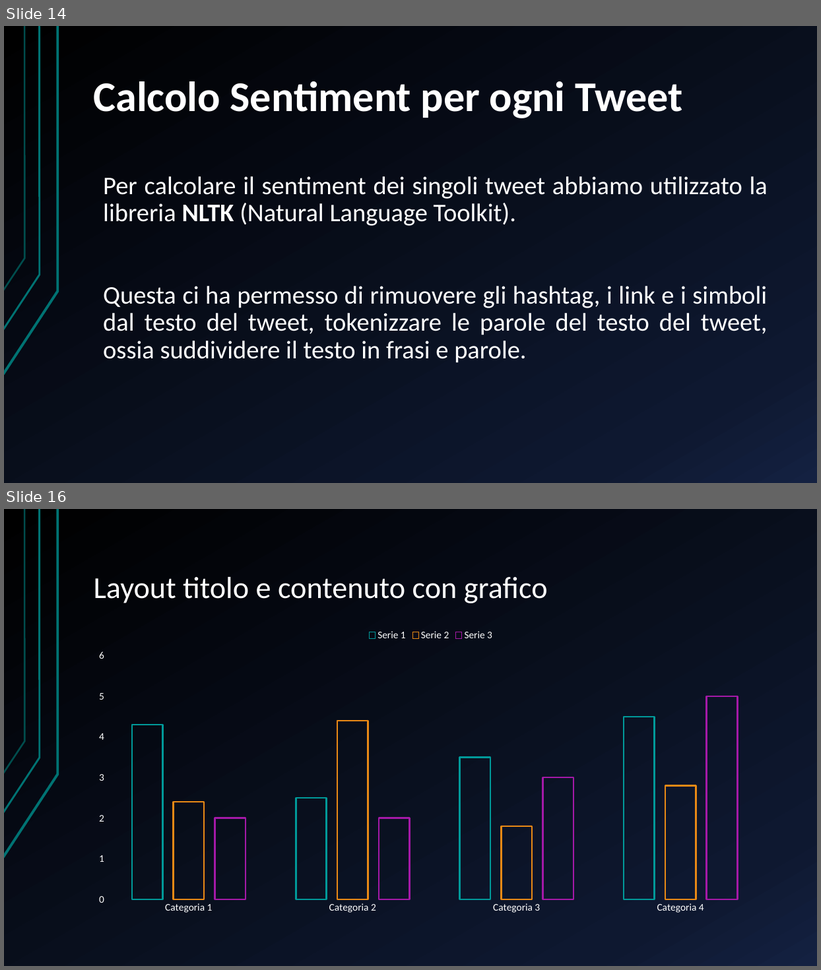
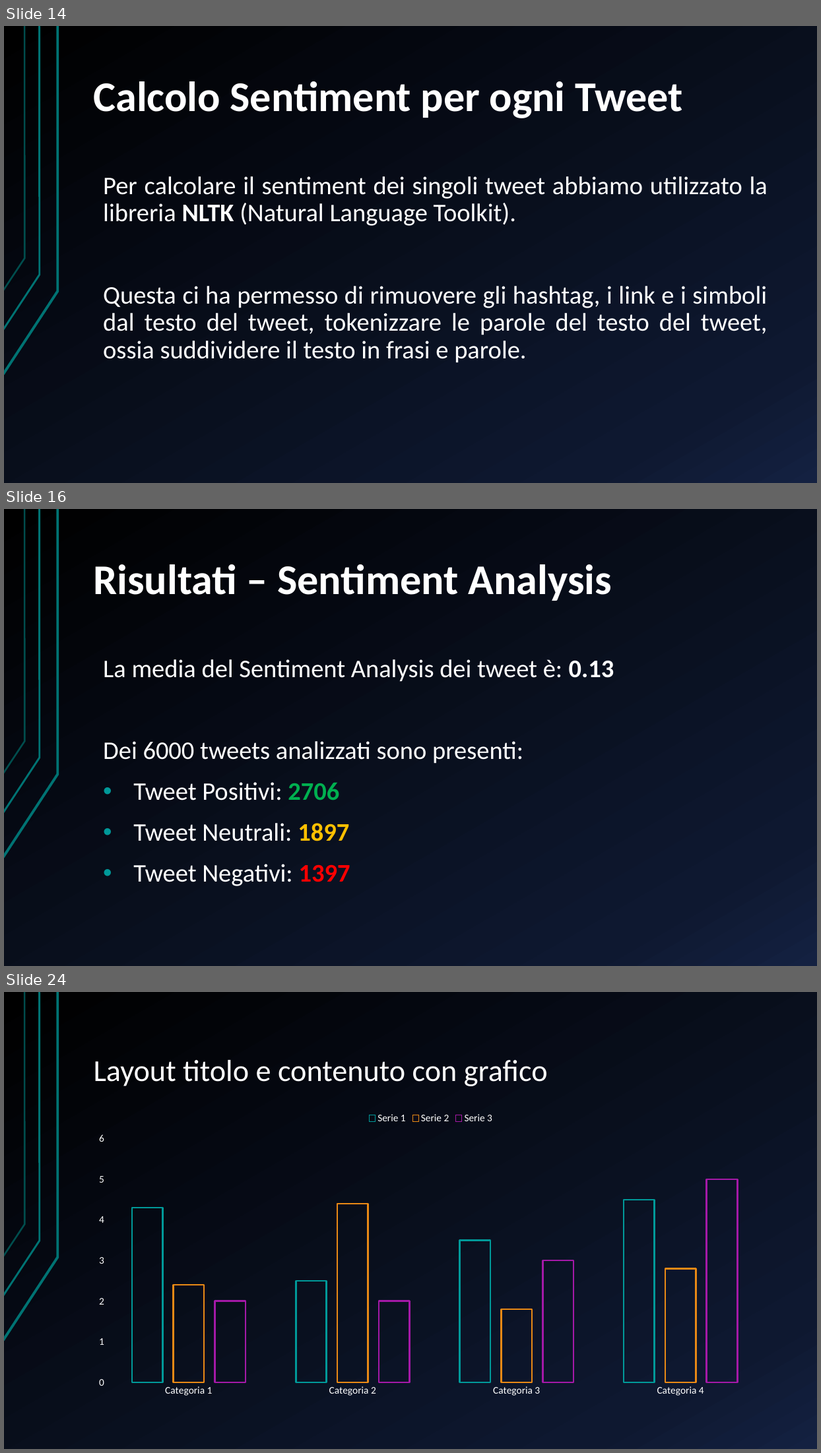
Before and after one commit to DanieleCampopiano/Semantic-Intelligence, a slide deck: Presentazione/Presentazione Progetto.pptx. Shown one above the other, each under a label of ours: slides 14 and 16 before the commit, slides 14, 16 and 24 after it; the slides between them are not shown. The pictures are 821x970 and 821x1453 pixels, drawn with LibreOffice and Linux fonts; fonts in the diff are those of the drawing. Boxes give left, top, right and bottom in pixels: in the first picture for what was removed or moved away, otherwise in the second. Text is boxed around its words. In the diff, an @@ line names an element or a change of style, - is before the commit and + after.

Commit message:
Modifica funzione di Content Analysis per evitare duplicati e aggiornamento Powerpoint. Eliminazione di dataseTweetGenerici.csv

```diff
--- a/Presentazione/Presentazione Progetto.pptx
+++ b/Presentazione/Presentazione Progetto.pptx
@@ slide 16 added at [4, 509, 817, 966], background gradient #000000 to #0F1931 to #142242; not listed: 3 template elements that a slide beside it also shows @@
@@ title added at [94, 564, 612, 601], 50 pt, text #FFFFFF, bold @@
+Risultati – Sentiment Analysis
@@ text added at [103, 659, 614, 887], 30 pt, text #FFFFFF @@
+La media del Sentiment Analysis dei tweet è: 0.13
+Dei 6000 tweets analizzati sono presenti:
+• Tweet Positivi: 2706
+• Tweet Neutrali: 1897
+• Tweet Negativi: 1397
@@ what was slide 16 is now slide 24 @@
```
Also in this commit, not shown: 1 slide changed, 7 other slides added, 4 other files.
